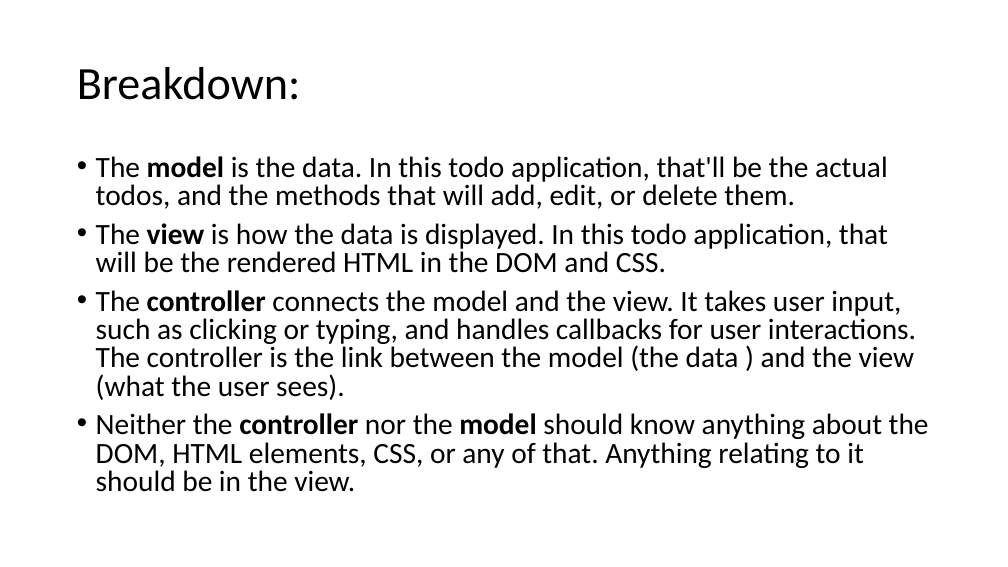
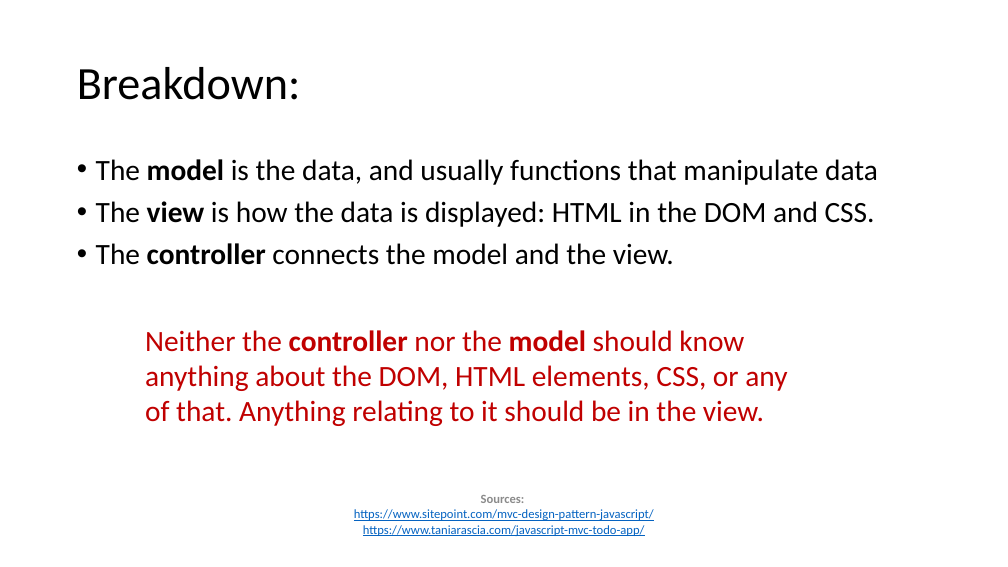
Before and after one commit to ctrachte/MVC-Vanilla-JS, a slide deck: slide 4 of MVC Paradigm in Vanilla JS.pptx (slide 3 before the commit). Drawn at 1008x567 pixels with LibreOffice and Linux fonts; fonts in the diff are those of the drawing. Boxes give left, top, right and bottom in pixels: in the first picture for what was removed or moved away, otherwise in the second. Text is boxed around its words. In the diff, an @@ line names an element or a change of style, - is before the commit and + after.

```diff
--- a/MVC Paradigm in Vanilla JS.pptx
+++ b/MVC Paradigm in Vanilla JS.pptx
@@ text at (x1=96, y1=159, x2=878, y2=265): text changed @@
-• The model is the data. In this todo application, that'll be the actual todos, and the methods that will add, edit, or delete them.
-• The view is how the data is displayed. In this todo application, that will be the rendered HTML in the DOM and CSS.
-• The controller connects the model and the view. It takes user input, such as clicking or typing, and handles callbacks for user interactions. The controller is the link between the model (the data ) and the view (what the user sees).
-• Neither the controller nor the model should know anything about the DOM, HTML elements, CSS, or any of that. Anything relating to it should be in the view.
+• The model is the data, and usually functions that manipulate data
+• The view is how the data is displayed: HTML in the DOM and CSS.
+• The controller connects the model and the view.
@@ text added at (x1=145, y1=330, x2=787, y2=426), 28 pt, text #C00000 @@
+Neither the controller nor the model should know anything about the DOM, HTML elements, CSS, or any of that. Anything relating to it should be in the view.
@@ text added at (x1=354, y1=495, x2=654, y2=536), 12 pt, text #0563C1, underline @@
+Sources:
+https://www.sitepoint.com/mvc-design-pattern-javascript/
+https://www.taniarascia.com/javascript-mvc-todo-app/
```
Also in this commit, not shown: 3 other slides changed, 3 slides added, 1 other file.
